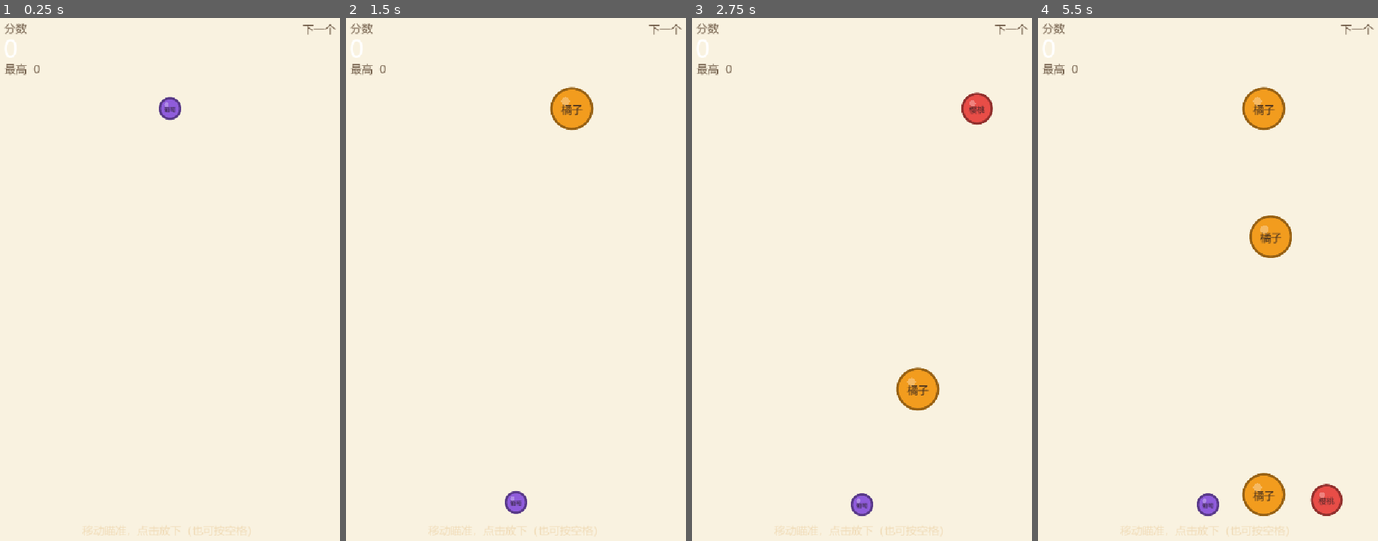
Above: before the commit, frames 1-4 (left to right).
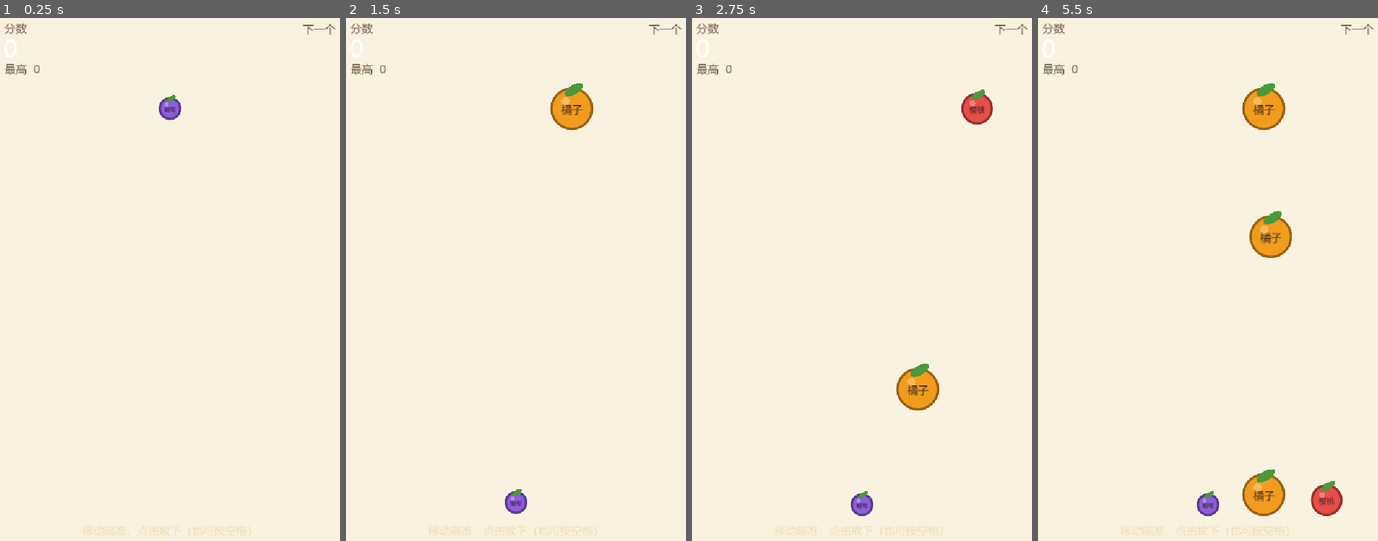
Above: after the commit, the same moments.

Repository: TeenTu/godot_ai_game
Game: Godot game, scene res://scenes/main.tscn
Two runs of this game, one before a commit and one after it. Both use one fixed random seed, a clock stepped at 60 frames per second and the inputs below.
Inputs (mouse positions are in pixels of both pictures, inside the frame that each line leads up to):
- Up to frame 1 (0.25 s): no input
- Up to frame 2 (1.5 s): tap Enter at 0.5 s; move the mouse to (594, 253) at 0.52 s; hold Right (move_right) 0.53-1.25 s; hold Space (drop) 0.53-1.25 s; click (594, 253) at 0.67 s; drag from (444, 305) to (499, 389) at 1.27 s
- Up to frame 3 (2.75 s): tap Space (drop) at 2 s; move the mouse to (899, 164) at 2.02 s; hold Right (move_right) from 2.03 s (still down); hold Space (drop) from 2.03 s (still down)
- Up to frame 4 (5.5 s): release Right (move_right) at 2.75 s; release Space (drop) at 2.75 s; drag from (1191, 389) to (1099, 201) at 2.77 s; tap Enter at 3.5 s; move the mouse to (1316, 363) at 3.52 s; hold Left (move_left) 3.53-4.25 s; hold Space (drop) 3.53-4.25 s; drag from (1099, 201) to (1153, 143) at 4.27 s; tap Space (drop) at 5 s; move the mouse to (1225, 279) at 5.02 s; hold Left (move_left) from 5.03 s (still down); hold Space (drop) from 5.03 s (still down); click (1225, 279) at 5.17 s

The runs differ from the first frame. In frame 1, less than 0.1% of the frame differs, in the area x 48-52%, y 14-17%; in frame 2, 0.1%; in frame 3, 0.2%; in frame 4, 0.3%, in the area x 48-88%, y 12-92%.

Commit message:
fix: CI smoke test 显式用 bash + 先 import 注册全局类；新增 CI 状态查询工具
- smoke test 步骤显式 `shell: bash`，根治 container 默认 sh(dash) 不支持
  set -o pipefail 的问题（PR #1 的权威方案），run 内容仍保持 POSIX 兼容。
- 新增 `--import` 步骤：新增带 class_name 的脚本（如 UiFont）时，
  不先 import 会导致 "Identifier not declared" 编译失败，CI 里先注册再自测。
- 收尾上个会话被打断的"打磨手感外观"改动：ui_font.gd 共享字体、
  fruit.gd/pop_effect.gd 细化造型、main.gd 瞄准辅助线，全部过 gdlint/gdformat，
  本地冒烟 PLAY_TEST result=PASS。
- 新增 tools/ci_status.py：从 Git Credential Manager 取 token 查 Actions 状态/步骤结论/
  下载日志，解决"拿不到 CI 信息、要认证"的问题，不依赖 gh CLI 或环境变量。

Diff:
--- a/scripts/fruit.gd
+++ b/scripts/fruit.gd
@@ -3,8 +3,6 @@
 
 ## 两颗同级水果碰到一起，交给 Main 处理合成。
 signal pair_collided(a: Fruit, b: Fruit)
-
-const FONT_PATH: String = "res://assets/fonts/ui_subset.ttf"
 
 var level: int = 0
 var radius: float = 20.0
@@ -13,8 +11,6 @@
 var is_merged: bool = false
 var is_held: bool = false
 var age: float = 0.0
-
-var _font: Font = null
 
 
 static func create(lv: int) -> Fruit:
@@ -50,8 +46,12 @@
 func _draw() -> void:
 	var r := radius
 	draw_circle(Vector2.ZERO, r, fruit_color)
+	# 只有最终的大西瓜画条纹，其余保持干净的纯色球
+	if level == FruitData.COUNT - 1:
+		_draw_stripes(r)
+	draw_circle(Vector2(-r * 0.30, -r * 0.34), r * 0.20, Color(1.0, 1.0, 1.0, 0.30))
 	draw_arc(Vector2.ZERO, r - 1.5, 0.0, TAU, 40, fruit_color.darkened(0.38), 3.5, true)
-	draw_circle(Vector2(-r * 0.30, -r * 0.34), r * 0.20, Color(1.0, 1.0, 1.0, 0.30))
+	_draw_leaf(r)
 	_draw_name(r)
 
 
@@ -74,8 +74,34 @@
 	return mat
 
 
+func _draw_stripes(r: float) -> void:
+	var col := fruit_color.darkened(0.32)
+	for i in range(6):
+		var a: float = float(i) * TAU / 6.0
+		var dir := Vector2(cos(a), sin(a))
+		draw_line(dir * r * 0.20, dir * r * 0.90, col, r * 0.11, true)
+
+
+func _draw_leaf(r: float) -> void:
+	draw_set_transform(Vector2(r * 0.10, -r * 0.90), -0.55, Vector2.ONE)
+	draw_colored_polygon(_leaf_points(r * 0.50, r * 0.22), Color(0.29, 0.60, 0.23))
+	draw_set_transform(Vector2.ZERO, 0.0, Vector2.ONE)
+
+
+func _leaf_points(length: float, width: float) -> PackedVector2Array:
+	var pts := PackedVector2Array()
+	var steps := 12
+	for i in range(steps + 1):
+		var a: float = lerpf(-PI * 0.5, PI * 0.5, float(i) / float(steps))
+		pts.append(Vector2(cos(a) * length, -sin(a) * width))
+	for i in range(steps + 1):
+		var a: float = lerpf(PI * 0.5, PI * 1.5, float(i) / float(steps))
+		pts.append(Vector2(cos(a) * length, -sin(a) * width))
+	return pts
+
+
 func _draw_name(r: float) -> void:
-	var font := _resolve_font()
+	var font := UiFont.get_font()
 	if font == null:
 		return
 	var fsize := int(maxf(r * 0.52, 12.0))
@@ -90,12 +116,3 @@
 		fsize,
 		Color(0.13, 0.10, 0.12, 0.82)
 	)
-
-
-func _resolve_font() -> Font:
-	if _font == null:
-		if ResourceLoader.exists(FONT_PATH):
-			_font = load(FONT_PATH)
-		else:
-			_font = ThemeDB.fallback_font
-	return _font
--- a/scripts/main.gd
+++ b/scripts/main.gd
@@ -82,6 +82,8 @@
 		pointer_x += KEY_SPEED * delta
 	var r: float = held.radius
 	held.position = Vector2(clampf(pointer_x, LEFT_X + r, RIGHT_X - r), DROP_Y)
+	# 瞄准辅助线跟着手上的水果跑，需要每帧重画
+	queue_redraw()
 
 
 func _physics_process(delta: float) -> void:
@@ -113,6 +115,7 @@
 	var danger: bool = over_timer > 0.0
 	var line_col: Color = Color(0.92, 0.26, 0.22, 0.95) if danger else Color(0.55, 0.45, 0.35, 0.30)
 	_draw_dashed_line(Vector2(LEFT_X, DEATH_Y), Vector2(RIGHT_X, DEATH_Y), line_col)
+	_draw_aim_guide()
 	_draw_next_preview()
 
 
@@ -166,15 +169,16 @@
 	b.is_merged = true
 	var level: int = a.level
 	var mid: Vector2 = (a.position + b.position) * 0.5
-	PopEffect.spawn(effects_root, mid, FruitData.radius_of(level), FruitData.color_of(level))
+	var gain: int = FruitData.TOP_MERGE_BONUS
+	if level + 1 < FruitData.COUNT:
+		gain = int(FruitData.SCORE[level + 1])
+	PopEffect.spawn(effects_root, mid, FruitData.radius_of(level), FruitData.color_of(level), gain)
 	a.queue_free()
 	b.queue_free()
 
+	score += gain
 	if level + 1 < FruitData.COUNT:
-		score += int(FruitData.SCORE[level + 1])
 		_spawn_fruit(level + 1, mid)
-	else:
-		score += FruitData.TOP_MERGE_BONUS
 	_update_hud()
 
 
@@ -245,6 +249,19 @@
 	body.add_child(cs)
 	body.position = pos
 	walls_root.add_child(body)
+
+
+func _draw_aim_guide() -> void:
+	if held == null or is_over:
+		return
+	var gx: float = held.position.x
+	_draw_dashed_line(
+		Vector2(gx, DROP_Y + held.radius + 8.0),
+		Vector2(gx, FLOOR_Y),
+		Color(0.35, 0.28, 0.22, 0.22),
+		9.0,
+		13.0
+	)
 
 
 func _draw_next_preview() -> void:
--- a/scripts/pop_effect.gd
+++ b/scripts/pop_effect.gd
@@ -1,20 +1,25 @@
 class_name PopEffect
 extends Node2D
 
-const LIFE: float = 0.34
+## 合成时的一圈扩散光环 + 往上飘的加分数字。纯视觉，不参与物理。
+
+const LIFE: float = 0.55
 
 var _radius: float = 10.0
 var _max_radius: float = 60.0
 var _color: Color = Color.WHITE
+var _gain: int = 0
 var _elapsed: float = 0.0
 
 
-static func spawn(parent: Node, pos: Vector2, radius: float, color: Color) -> void:
+static func spawn(parent: Node, pos: Vector2, radius: float, color: Color, gain: int) -> void:
 	var fx := PopEffect.new()
 	fx.position = pos
 	fx._max_radius = radius * 1.45
 	fx._radius = radius * 0.5
 	fx._color = color.lightened(0.25)
+	fx._gain = gain
+	fx.z_index = 5
 	parent.add_child(fx)
 
 
@@ -24,10 +29,27 @@
 	if k >= 1.0:
 		queue_free()
 		return
-	_radius = lerpf(_max_radius * 0.5, _max_radius, k)
-	modulate.a = 1.0 - k
+	_radius = lerpf(_max_radius * 0.5, _max_radius, minf(k * 2.0, 1.0))
+	modulate.a = 1.0 - k * k
 	queue_redraw()
 
 
 func _draw() -> void:
-	draw_arc(Vector2.ZERO, _radius, 0.0, TAU, 40, _color, 7.0, true)
+	var ring_k: float = _elapsed / (LIFE * 0.6)
+	if ring_k < 1.0:
+		draw_arc(Vector2.ZERO, _radius, 0.0, TAU, 40, Color(_color, 1.0 - ring_k), 7.0, true)
+	if _gain > 0:
+		_draw_gain_text()
+
+
+func _draw_gain_text() -> void:
+	var font := UiFont.get_font()
+	if font == null:
+		return
+	var text := "+%d" % _gain
+	var fsize: int = int(clampf(_max_radius * 0.42, 18.0, 40.0))
+	var size := font.get_string_size(text, HORIZONTAL_ALIGNMENT_CENTER, -1, fsize)
+	var baseline := Vector2(-size.x * 0.5, -_max_radius * 0.45 - _elapsed * 42.0)
+	draw_string(
+		font, baseline, text, HORIZONTAL_ALIGNMENT_CENTER, -1, fsize, Color(0.98, 0.85, 0.32)
+	)
--- /dev/null
+++ b/scripts/ui_font.gd
@@ -0,0 +1,18 @@
+class_name UiFont
+extends RefCounted
+
+## 项目里自绘文字（水果名字、合成飘分）统一走这里取字体。
+## Web 导出拿不到系统字体，必须用它内置的中文子集字体，否则出豆腐块。
+
+const FONT_PATH: String = "res://assets/fonts/ui_subset.ttf"
+
+static var _cached: Font = null
+
+
+static func get_font() -> Font:
+	if _cached == null:
+		if ResourceLoader.exists(FONT_PATH):
+			_cached = load(FONT_PATH)
+		else:
+			_cached = ThemeDB.fallback_font
+	return _cached
Not shown, added: scripts/ui_font.gd.uid
Not shown, changed: .github/workflows/deploy.yml
Not shown, added: tools/ci_status.py
